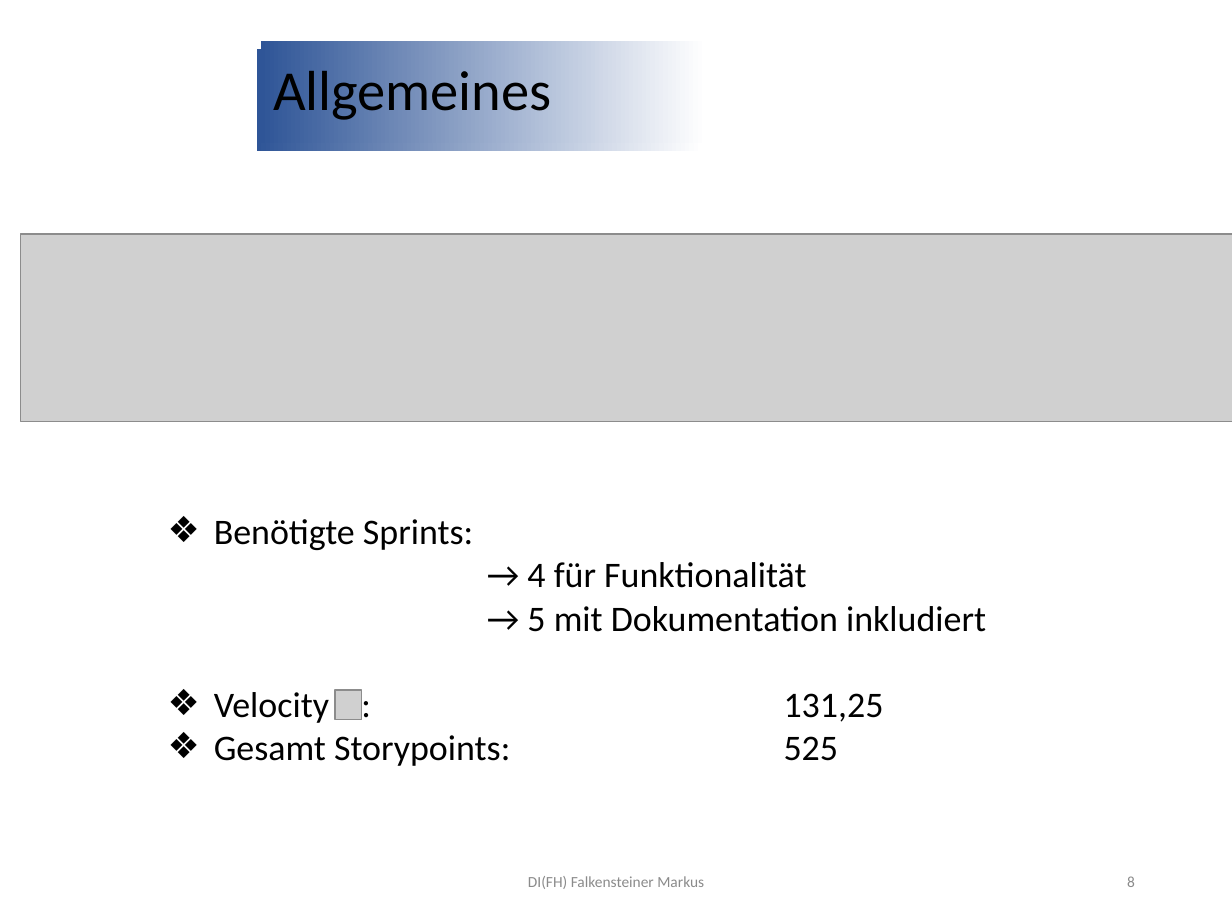
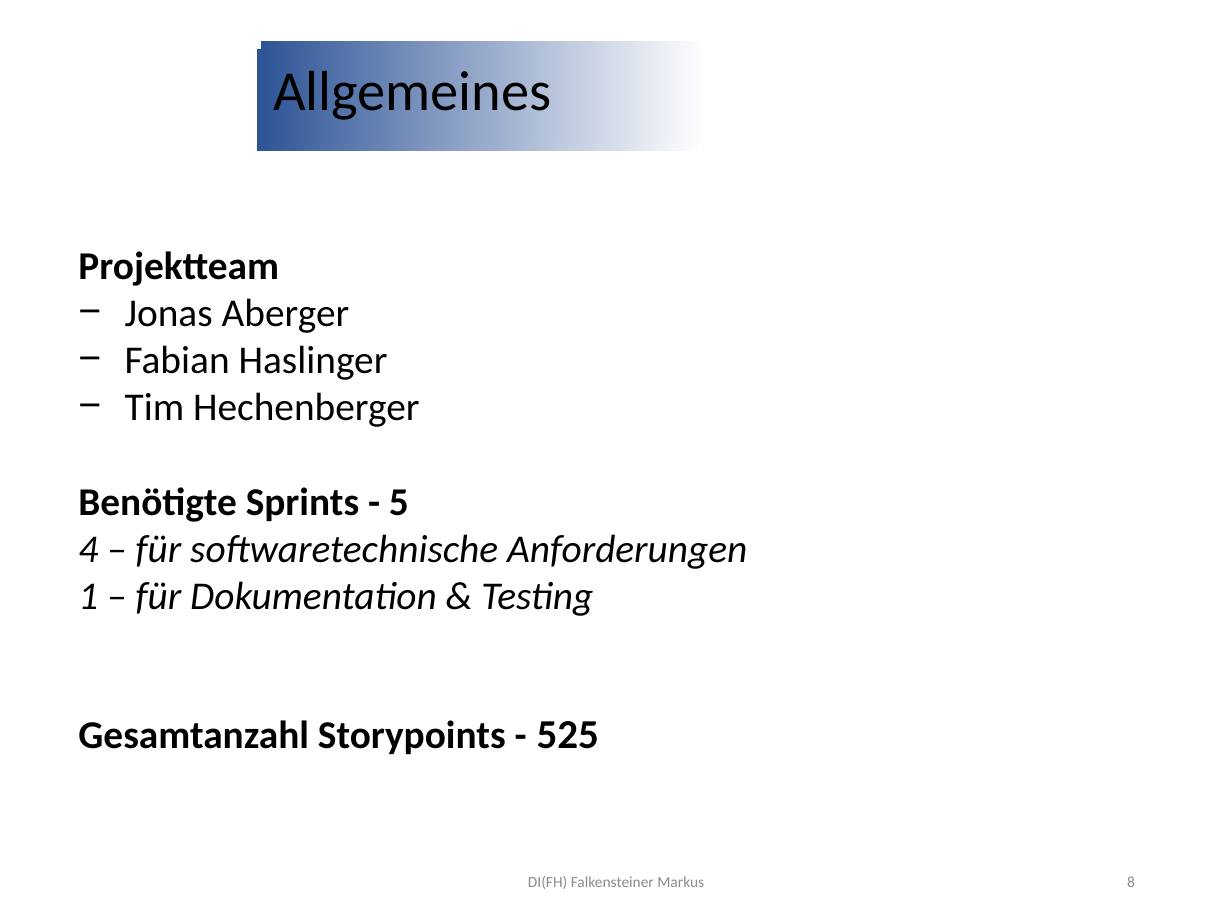
Before and after one commit to jonasaberger/SYP4_MBOT_G1, a slide deck: slide 8 of 02_Backend/!_Docs/INF4_SYP_Gruppe1_Abschlusspräsentation.pptx. Drawn at 1232x924 pixels with LibreOffice and Linux fonts; fonts in the diff are those of the drawing; grey boxes stand for pictures; background and template pictures are left out. Boxes give left, top, right and bottom in pixels: in the first picture for what was removed or moved away, otherwise in the second. Text is boxed around its words. In the diff, an @@ line names an element or a change of style, - is before the commit and + after.

```diff
--- a/02_Backend/!_Docs/INF4_SYP_Gruppe1_Abschlusspräsentation.pptx
+++ b/02_Backend/!_Docs/INF4_SYP_Gruppe1_Abschlusspräsentation.pptx
@@ picture removed at [21,234,1232,421] @@
@@ text at [78,251,747,755]: text changed; size 21 to 23 pt @@
-❖ Benötigte Sprints:
-        → 4 für Funktionalität
-        → 5 mit Dokumentation inkludiert
-❖ Velocity : 131,25
-❖ Gesamt Storypoints: 525
+Projektteam
+− Jonas Aberger
+− Fabian Haslinger
+− Tim Hechenberger
+Benötigte Sprints - 5
+4 – für softwaretechnische Anforderungen
+1 – für Dokumentation & Testing
+Gesamtanzahl Storypoints - 525
@@ picture removed at [335,690,362,719] @@
```
Also in this commit, not shown: 13 other slides changed, 1 slide added, 1 slide removed.
